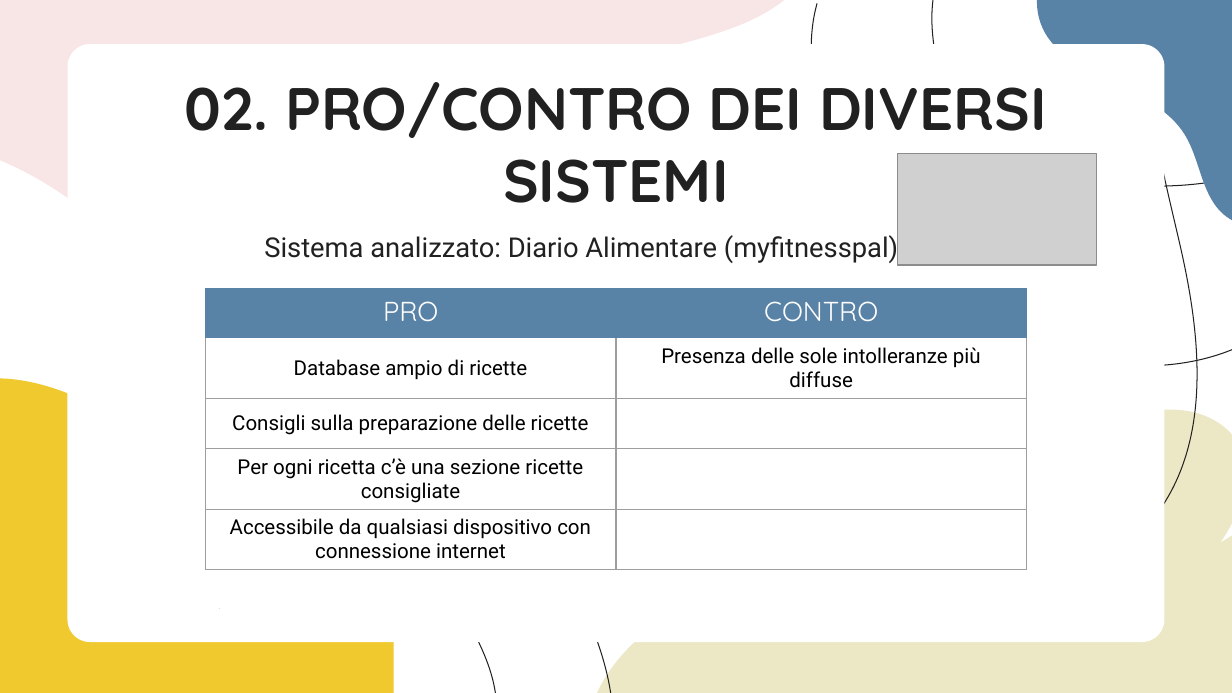
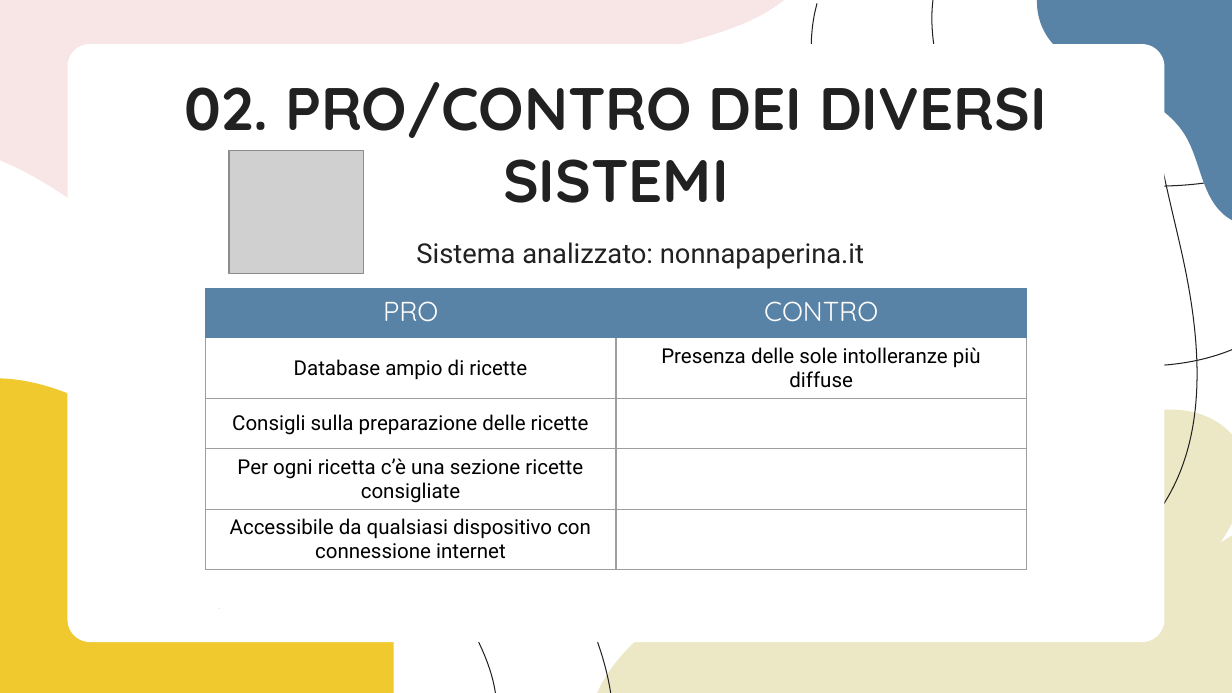
Before and after one commit to marisuz/IUM-2023-Gruppo3-SafeFood, a slide deck: slide 15 of Presentazione/Safe Food - Presentazione.pptx (slide 14 before the commit). Drawn at 1232x693 pixels with LibreOffice and Linux fonts; fonts in the diff are those of the drawing; grey boxes stand for pictures. Boxes give left, top, right and bottom in pixels: in the first picture for what was removed or moved away, otherwise in the second. Text is boxed around its words. In the diff, an @@ line names an element or a change of style, - is before the commit and + after.

Commit message:
APK + new presentation

```diff
--- a/Presentazione/Safe Food - Presentazione.pptx
+++ b/Presentazione/Safe Food - Presentazione.pptx
@@ picture added at (x1=229, y1=150, x2=363, y2=274) @@
@@ picture removed at (x1=898, y1=153, x2=1096, y2=265) @@
@@ subtitle at (x1=416, y1=242, x2=864, y2=269): text changed @@
-Sistema analizzato: Diario Alimentare (myfitnesspal)
+Sistema analizzato: nonnapaperina.it
```
Also in this commit, not shown: 4 other slides changed, 1 slide added, 1 slide removed, 1 other file.
